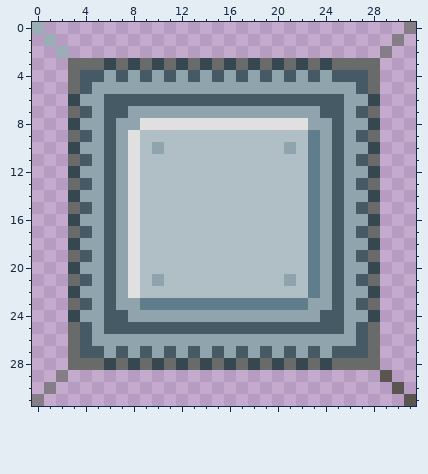
Two states of a pixel-art file, RawArt/Art Material/electronic/Processor.aseprite. Above, as it was before the edit.
32x32 pixels, 1 frame.
Once edited:
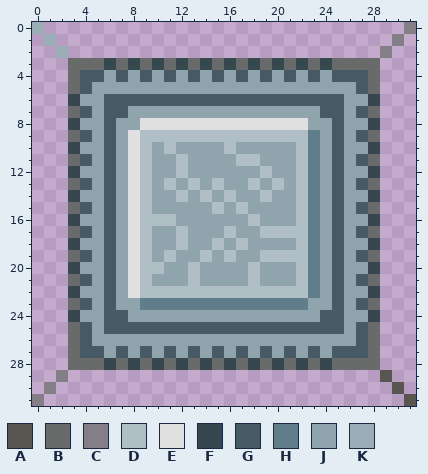
Palette (. is transparent): A #595652  B #696a6a  C #847e87  D #b0bec5  E #e0e0e0  F #37474f  G #455a64  H #607d8b  J #90a4ae  K #9badb7
Author's note on the commit: Update electronic core and sides
Edits made:
Layer "Core":
Colour D gives way to colour J in row 10 at x 12 to 15 and 17 to 20; in row 11 at x 10 to 11, 13 to 16 and 19 to 21; in row 12 at x 10 to 11, 13 to 18 and 20 to 21; in row 13 at x 10, 12, 14, 16 to 17, 19 and 21; in row 14 at x 10 to 11, 13, 15, 17 to 18 and 20 to 21; in row 15 at x 10 to 14, 16 and 18 to 21.
Colour D gives way to colour J in row 16 at x 12 to 17 and 19 to 21; in row 17 at x 10 to 11, 13 to 15 and 17 to 18; in row 18 at x 10 to 11, 13 to 14, 16 and 18 to 21; in row 19 at x 10, 12 to 13, 15 and 17 to 18; in row 20 at x 11 to 12, 14 to 17 and 19 to 21; in row 21 at x 11 to 12, 14 to 17 and 19 to 20.
Pixel boxes of the changes (left, top, right, bottom) in both pictures:
changed: (152, 142, 296, 286)
